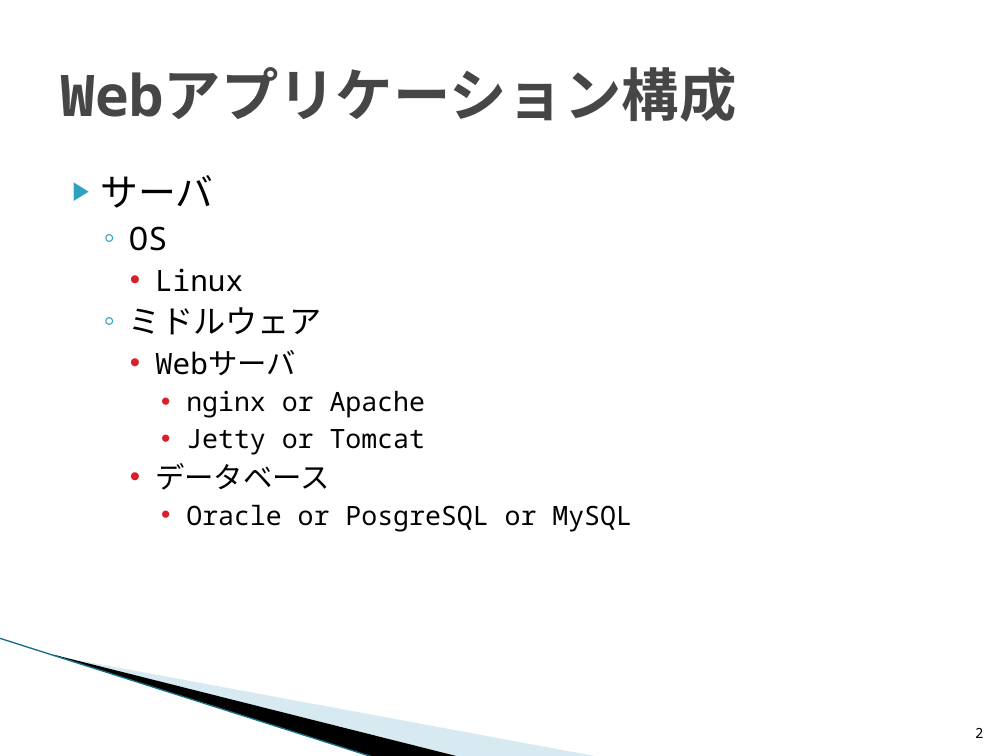
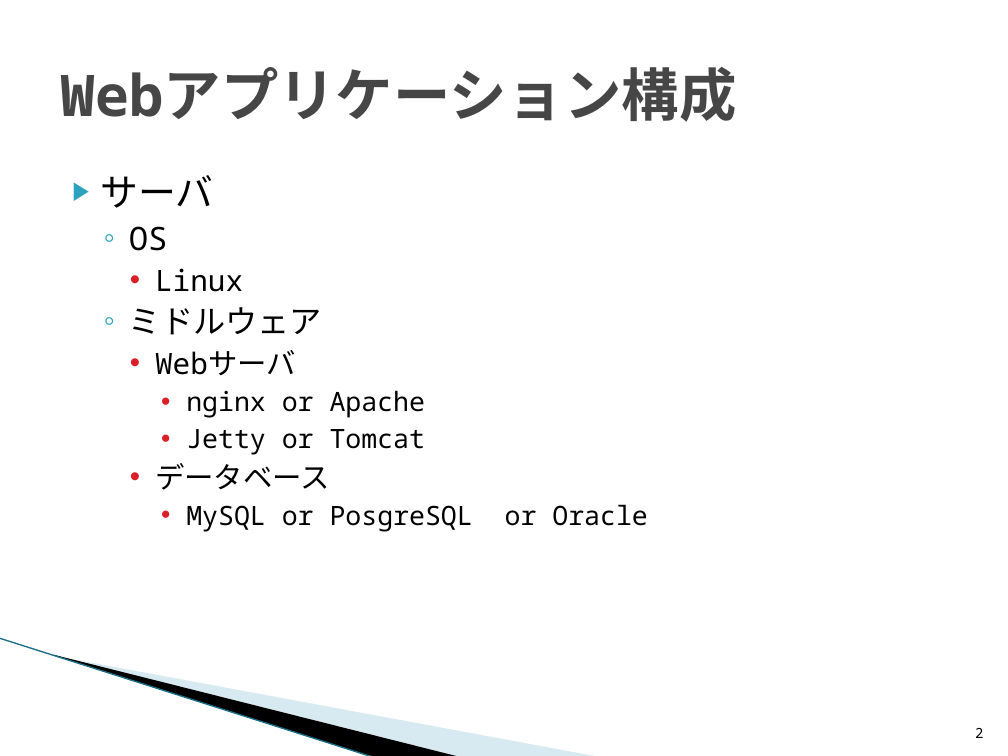
Before and after one commit to around7days/AppFreeMemo, a slide deck: slide 2 of Webアプリケーション構成.pptx. Drawn at 1008x756 pixels with LibreOffice and Linux fonts; fonts in the diff are those of the drawing; background and template pictures are left out. Boxes give left, top, right and bottom in pixels: in the first picture for what was removed or moved away, otherwise in the second. Text is boxed around its words. In the diff, an @@ line names an element or a change of style, - is before the commit and + after.

```diff
--- a/Webアプリケーション構成.pptx
+++ b/Webアプリケーション構成.pptx
@@ text at <box>186,504,648,532</box>: text changed @@
-      • Oracle or PosgreSQL or MySQL
+      • MySQL or PosgreSQL or Oracle
```
Also in this commit, not shown: 3 other slides changed, 1 slide added.
